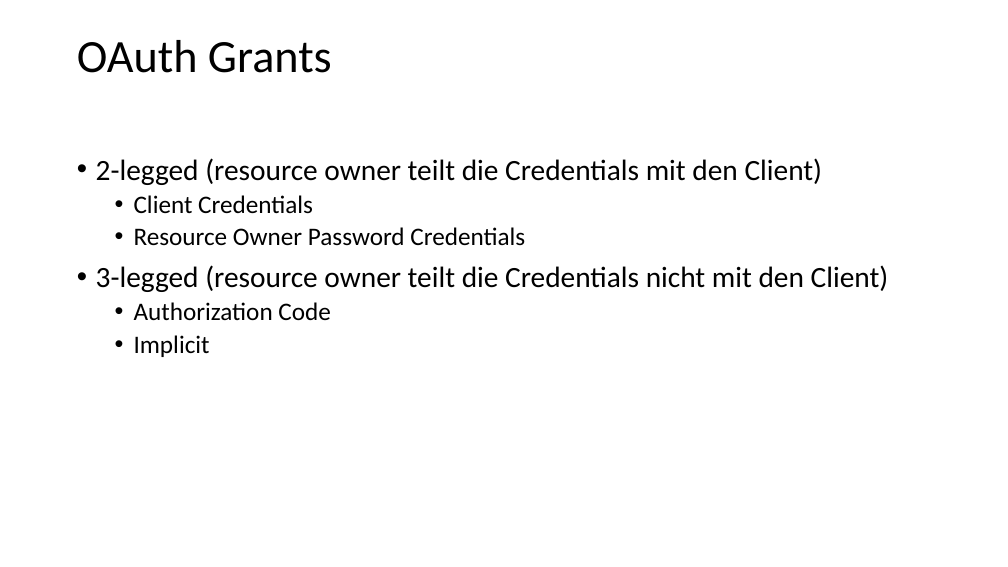
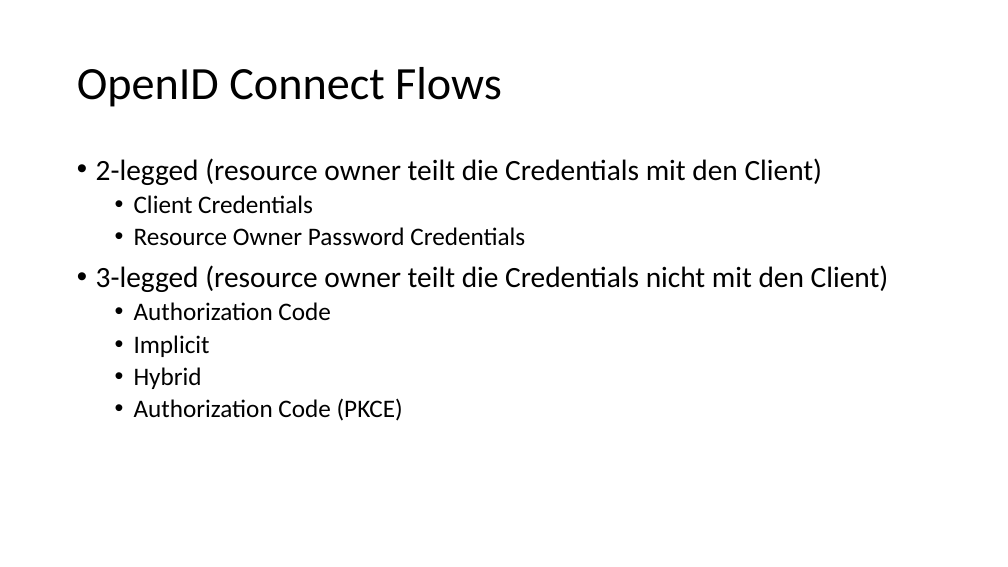
Before and after one commit to danielwagn3r/openid-workshop, a slide deck: slide 28 of OpenID & OAuth.pptx (slide 24 before the commit). Drawn at 1008x567 pixels with LibreOffice and Linux fonts; fonts in the diff are those of the drawing. Boxes give left, top, right and bottom in pixels: in the first picture for what was removed or moved away, otherwise in the second. Text is boxed around its words. In the diff, an @@ line names an element or a change of style, - is before the commit and + after.

```diff
--- a/OpenID & OAuth.pptx
+++ b/OpenID & OAuth.pptx
@@ title at [77, 67, 502, 107]: text changed @@
-OAuth Grants
+OpenID Connect Flows
@@ text at [134, 367, 403, 421]: paragraphs added @@
+  • Hybrid
+  • Authorization Code (PKCE)
```
Also in this commit, not shown: 13 other slides changed, 5 slides added, 1 slide removed.
